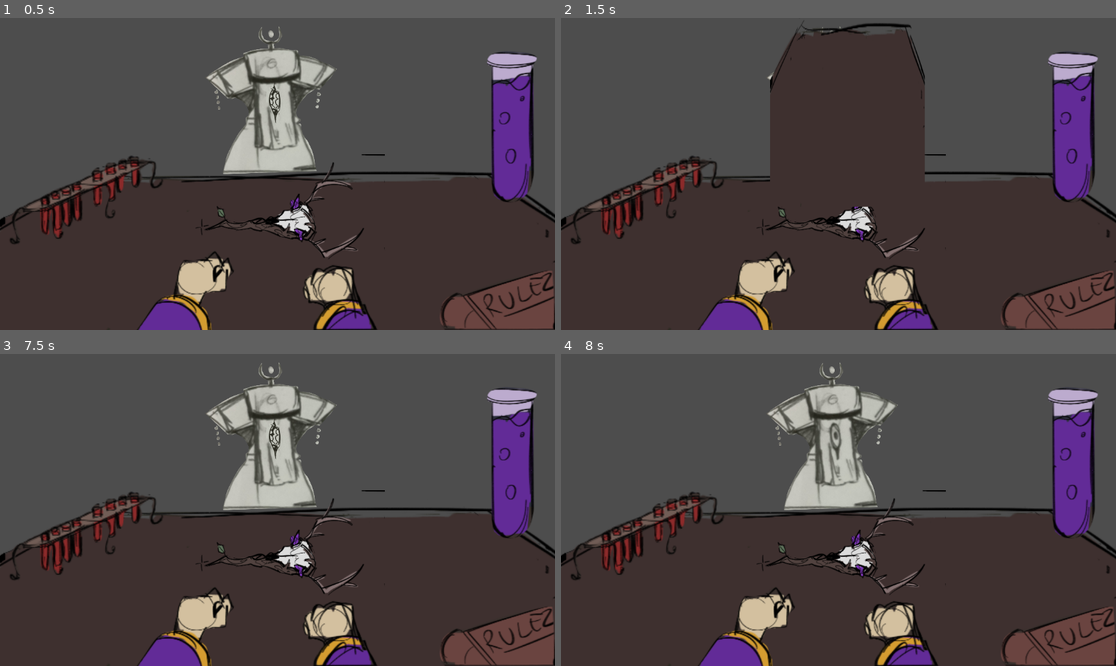
Above: before the commit, frames 1-4 (two rows, left to right).
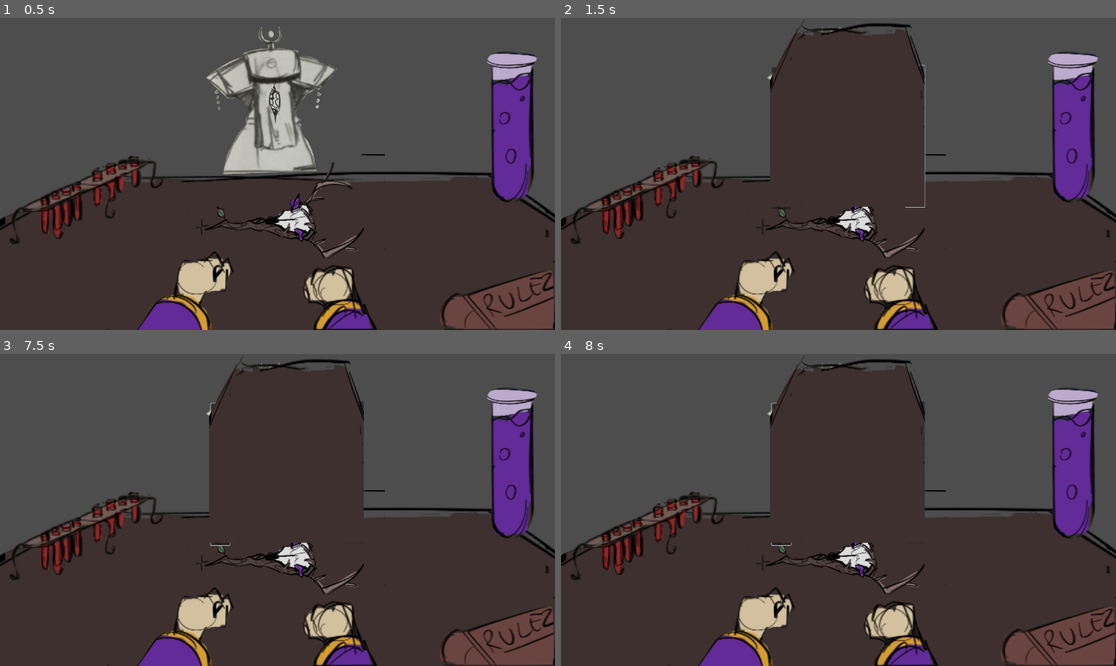
Above: after the commit, the same moments.

Repository: PSielchan/hex_rulette
Game: Godot game, scene res://scenes/game.tscn
The game is run twice, just before and just after one commit, with the same random seed, the same clock (stepped at 60 frames per second) and the same inputs.
Inputs (mouse positions are in pixels of both pictures, inside the frame that each line leads up to):
- Up to frame 1 (0.5 s): no input
- Up to frame 2 (1.5 s): click (1043, 295) at 0.52 s; click (916, 136) at 1.27 s
- Up to frame 3 (7.5 s): click (222, 475) at 2.02 s; click (482, 631) at 2.77 s; click (482, 631) at 3.52 s; click (355, 472) at 4.27 s; click (222, 475) at 5.02 s; click (355, 472) at 5.77 s; click (222, 475) at 6.52 s; tap Enter at 7.25 s; move the mouse to (399, 494) at 7.27 s; click (399, 494) at 7.42 s
- Up to frame 4 (8 s): no input

Frame 1 is identical in both runs. In frame 2, 0.1% of the frame differs, in the area x 37-66%, y 14-61%; in frame 3, 12%; in frame 4, 12%, in the area x 37-66%, y 1-62%.

Commit message:
rolebook buttons

Diff:
--- a/scenes/rule_book.tscn
+++ b/scenes/rule_book.tscn
@@ -22,4 +22,20 @@
 scale = Vector2(1.01637, 4.25947)
 texture = ExtResource("3_osekf")
 
+[node name="Button" type="Button" parent="."]
+visible = false
+offset_left = -865.0
+offset_top = -1095.0
+offset_right = -786.0
+offset_bottom = -506.0
+
+[node name="Button2" type="Button" parent="."]
+visible = false
+offset_left = -1421.0
+offset_top = -1087.0
+offset_right = -1342.0
+offset_bottom = -498.0
+
 [connection signal="pressed" from="TextureButton" to="." method="_on_texture_button_pressed"]
+[connection signal="pressed" from="Button" to="." method="_on_button_pressed"]
+[connection signal="pressed" from="Button2" to="." method="_on_button_2_pressed"]
--- a/scripts/main.gd
+++ b/scripts/main.gd
@@ -1,4 +1,6 @@
 extends Node
+
+enum Action {Shot, Other}
 
 func _ready() :
 	print('ready')
--- a/scripts/rule_book.gd
+++ b/scripts/rule_book.gd
@@ -1,6 +1,17 @@
 extends Node2D
 
 @onready var sprite_2d: Sprite2D = $Sprite2D
+@onready var button: Button = $Button
+@onready var button2: Button = $Button2
 
 func _on_texture_button_pressed() -> void:
 	sprite_2d.visible=!sprite_2d.visible
+	button.visible=!button.visible
+	button2.visible=!button2.visible
+
+func _on_button_pressed() -> void:
+	print("+1")
+
+
+func _on_button_2_pressed() -> void:
+	print("-1")
